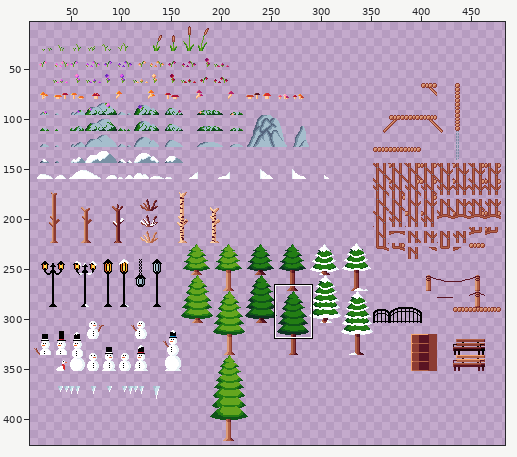
File history of a sprite sheet, Goose with a Scarf/sprites/sprTilesDeco16/layers/e3e90a35-e177-4fa3-9686-92c172d5dfba/3d8272e3-26b5-49f2-a746-c5b7457d81c9.png. The picture above shows the old version from afar; the outline marks the close-up.
Close-up. Before:
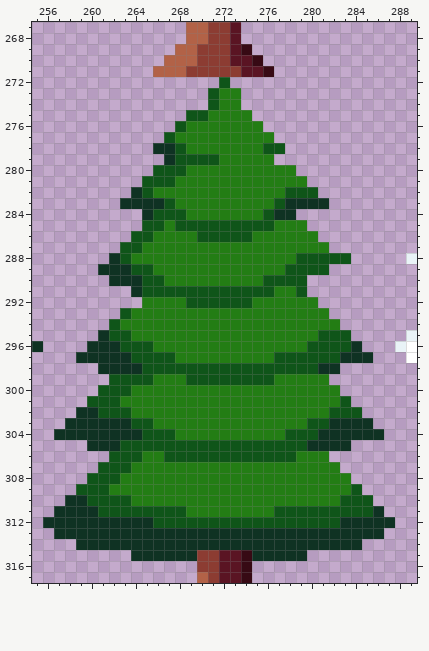
The file is 496x496 pixels. Shown: x 255..289, y 267..317. The wide view leaves out empty margins. The commit also changed other parts of the picture, which this record leaves out.
And afterwards:
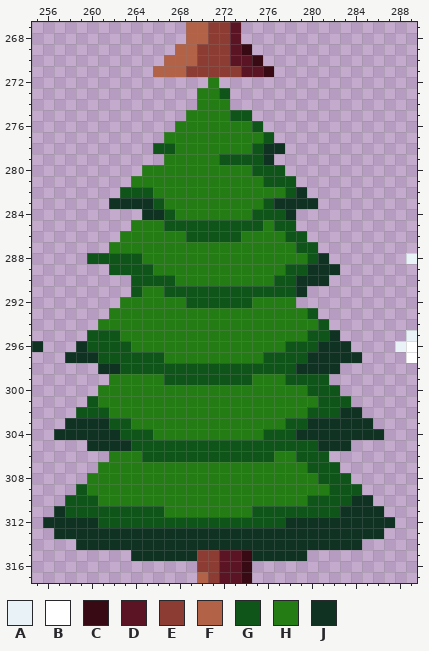
Palette (. is transparent): A #e9f3f7  B #ffffff  C #370a14  D #5a1423  E #8c3c32  F #b26247  G #0f5519  H #237d14  J #0f3223
Edits made:
y 272: x 271..272 .G -> H.
y 273: x 270..273 .GHH -> HHG.
y 274: x 270..271 .G -> HH; x 273 H -> .
y 275: x 269..270 GG -> HH; x 273..274 HH -> GG
y 276: x 268 G -> H; x 275 H -> G
y 277: x 267 G -> H; x 276 H -> G
y 278: x 266..268 JJG -> GGH; x 275..277 HGG -> GJJ
y 279: x 267..276 JGGGGHHHHH -> HHHHHGGGGJ
y 280: x 265..268 .GGG -> HHHH; x 275..278 HHHH -> GGG.
y 281: x 264..267 .GGG -> HHHH; x 276..279 HHHH -> GGG.
y 282: x 263..264 .J -> GG; x 279..280 GG -> J.
y 283: x 262 . -> J; x 266..267 JG -> GH; x 276..277 HG -> GJ; x 281 J -> .
y 284: x 266 G -> J; x 268 G -> H; x 275 H -> G; x 277 J -> G
y 285: x 264..267 .GGH -> HHHG; x 276..279 GHHH -> HGG.
y 286: x 263..265 .GG -> HHH; x 269 H -> G; x 274 G -> H; x 278..280 HHH -> GG.
y 287: x 262..264 .GG -> HHH; x 279..281 HHH -> GG.
y 288: x 260..262 ..J -> GGG; x 264 H -> G; x 279 G -> H; x 281..283 GGG -> J..
y 289: x 261..263 JJJ -> .GG; x 280..282 GG. -> JJJ
y 290: x 262..264 JJJ -> ..G; x 267 H -> G; x 276 G -> H; x 279..281 G.. -> JJJ
y 291: x 264..266 JGG -> GHH; x 277..279 HHG -> GGJ
y 292: x 263..264 .. -> HH; x 279..280 HH -> ..
y 293: x 262..263 .G -> HH; x 280..281 HH -> G.
y 294: x 261..262 .G -> HH; x 281..282 HH -> G.
y 295: x 260..261 .J -> GG; x 263 G -> H; x 280 H -> G; x 282..283 GG -> J.
y 296: x 259..262 .JJJ -> JGGG; x 264..265 GG -> HH; x 278..279 HH -> GG; x 281..284 GGGJ -> JJJ.
y 297: x 258 . -> J; x 261..263 JJJ -> GGG; x 267 G -> H; x 276 H -> G; x 280..282 GGG -> JJJ; x 285 J -> .
y 298: x 263..264 JJ -> GG; x 279..280 GG -> JJ
y 299: x 262..265 GGGG -> HHHH; x 267..268 HH -> GG; x 275..276 GG -> HH; x 278..281 HHHH -> GGGG
y 300: x 261..263 GGG -> HHH; x 280..282 HHH -> GGG
y 301: x 261..262 GG -> HH; x 281..282 HH -> GG
y 302: x 259..260 JJ -> GG; x 262..263 GG -> HH; x 280..281 HH -> GG; x 283..284 GG -> JJ
y 303: x 262..265 JJGG -> GGHH; x 278..281 HHGG -> GGJJ
y 304: x 263..264 JJ -> GG; x 266..267 GG -> HH; x 276..277 HH -> GG; x 279..280 GG -> JJ
y 305: x 263 G -> J; x 280 J -> G
y 306: x 262..266 GGGHH -> HHHGG; x 277..281 GGHHH -> HHGGG
y 307: x 261..263 GGG -> HHH; x 280..282 HHH -> GGG
y 308: x 260..262 GGG -> HHH; x 281..283 HHH -> GGG
y 309: x 260..261 GG -> HH; x 282..283 HH -> GG
y 310: x 258..259 JJ -> GG; x 261..263 GGG -> HHH; x 280..282 HHH -> GGG; x 284..285 GG -> JJ
y 311: x 258..260 JJJ -> GGG; x 267..268 GG -> HH; x 275..276 HH -> GG; x 283..285 GGG -> JJJ
y 312: x 261..265 JJJJJ -> GGGGG; x 278..282 GGGGG -> JJJJJ
Pixel boxes of the changes (left, top, right, bottom) in both close-ups:
changed: (65, 77, 373, 528)
